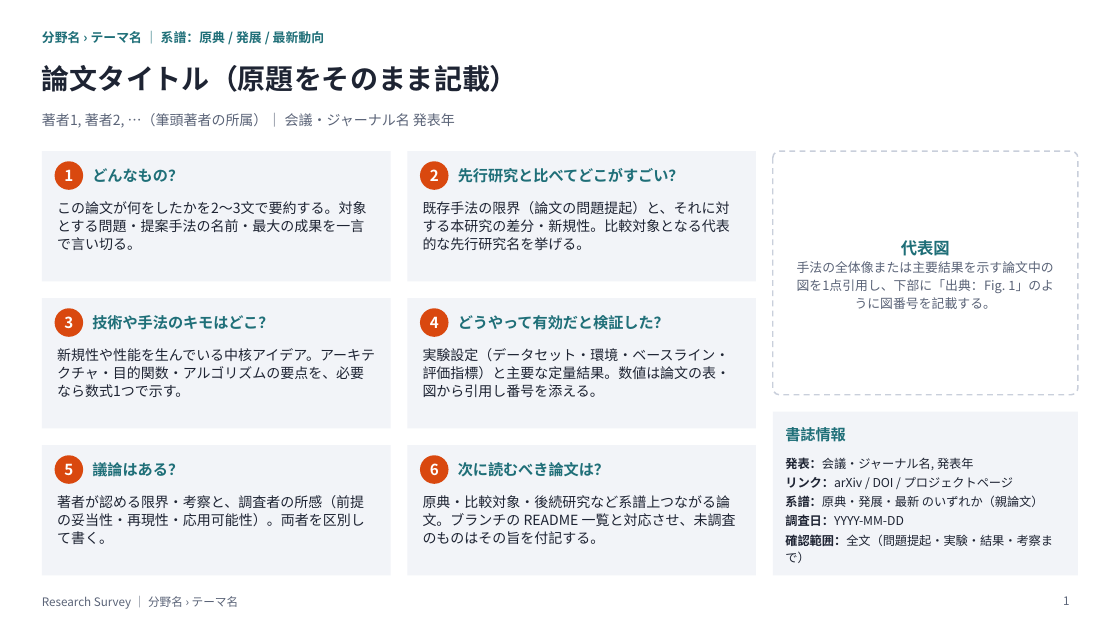
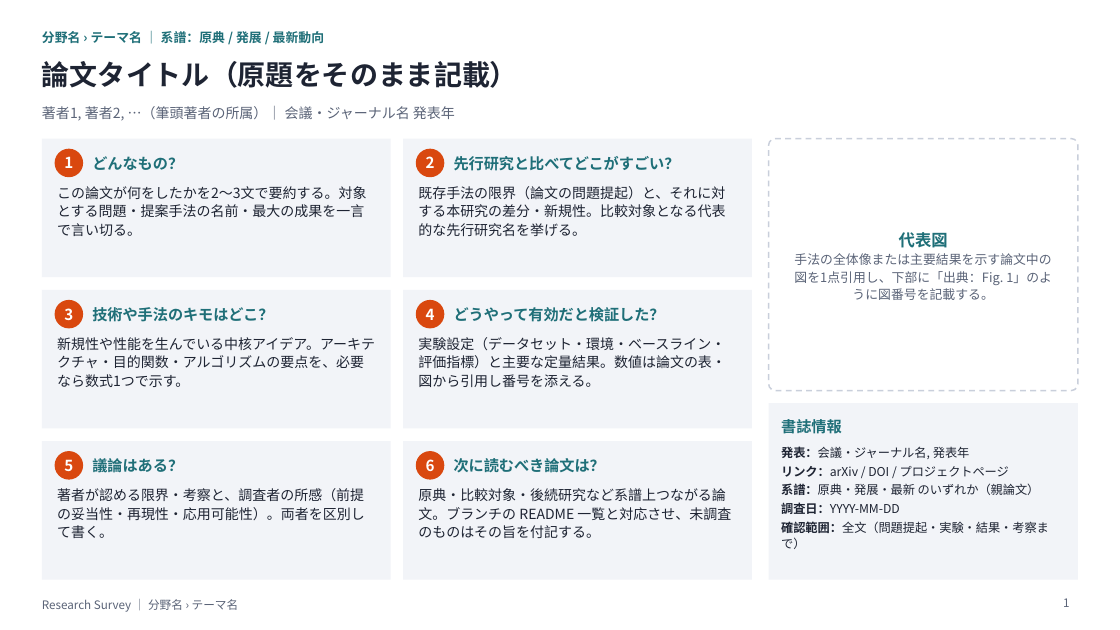
Before and after one commit to create-alt/researches, a slide deck: slide 1 of template/ochiai_format_template.pptx. Drawn at 1120x630 pixels with LibreOffice and Linux fonts; fonts in the diff are those of the drawing. Boxes give left, top, right and bottom in pixels: in the first picture for what was removed or moved away, otherwise in the second. Text is boxed around its words. In the diff, an @@ line names an element or a change of style, - is before the commit and + after.

```diff
--- a/template/ochiai_format_template.pptx
+++ b/template/ochiai_format_template.pptx
@@ text "論文タイトル（原題をそのまま記載）": place and size @@
-text "論文タイトル（原題をそのまま記載）" at [42, 65, 518, 92]
+text "論文タイトル（原題をそのまま記載）" at [42, 61, 518, 88]
@@ rectangle: place and size @@
-rectangle at [42, 151, 391, 281]
+rectangle at [42, 139, 391, 277]
@@ 2 ellipses, 1 text: place and size @@
-2 ellipses, 1 text at [55, 161, 273, 337]
+2 ellipses, 1 text at [55, 149, 273, 329]
@@ text "どんなもの？": place and size @@
-text "どんなもの？" at [92, 168, 183, 182]
+text "どんなもの？" at [92, 156, 183, 170]
@@ proportions changed in 8 elements at [769, 139, 1078, 391], [42, 441, 391, 580], [403, 441, 752, 580], [42, 290, 391, 429], [769, 403, 1078, 580], [403, 290, 752, 429], [42, 139, 391, 277], [403, 139, 752, 277] @@
@@ rectangle: place and size @@
-rectangle at [408, 151, 756, 281]
+rectangle at [403, 139, 752, 277]
@@ 2 ellipses, 1 text: place and size @@
-2 ellipses, 1 text at [420, 161, 669, 337]
+2 ellipses, 1 text at [416, 149, 665, 329]
@@ text "先行研究と比べてどこがすごい？": place and size @@
-text "先行研究と比べてどこがすごい？" at [458, 168, 684, 183]
+text "先行研究と比べてどこがすごい？" at [454, 156, 680, 171]
@@ rounded rectangle: place and size @@
-rounded rectangle at [773, 151, 1078, 395]
+rounded rectangle at [769, 139, 1078, 391]
@@ text "代表図": place and size @@
-text "代表図" at [797, 240, 1054, 309]
+text "代表図" at [794, 232, 1052, 300]
@@ text "この論文が何をしたかを2〜3文で要約する。対象とする問題・提案手法の名前・最大の成果を一言で言い切る。": place and size @@
-text "この論文が何をしたかを2〜3文で要約する。対象とする問題・提案手法の名前・最大の成果を一言で言い切る。" at [57, 201, 366, 250]
+text "この論文が何をしたかを2〜3文で要約する。対象とする問題・提案手法の名前・最大の成果を一言で言い切る。" at [57, 186, 366, 236]
@@ line spacing 1.1 to 16pt in 6 elements at [57, 488, 365, 538], [418, 488, 731, 538], [57, 337, 375, 387], [418, 337, 726, 387], [57, 186, 366, 236], [418, 186, 725, 236] @@
@@ text "既存手法の限界（論文の問題提起）と、それに対する本研究の差分・新規性。比較対象となる代表的な先行研究名を挙げる。": place and size @@
-text "既存手法の限界（論文の問題提起）と、それに対する本研究の差分・新規性。比較対象となる代表的な先行研究名を挙げる。" at [423, 201, 730, 250]
+text "既存手法の限界（論文の問題提起）と、それに対する本研究の差分・新規性。比較対象となる代表的な先行研究名を挙げる。" at [418, 186, 725, 236]
@@ rectangle: place and size @@
-rectangle at [42, 298, 391, 429]
+rectangle at [42, 290, 391, 429]
@@ rectangle: place and size @@
-rectangle at [408, 298, 756, 429]
+rectangle at [403, 290, 752, 429]
@@ text "新規性や性能を生んでいる中核アイデア。アーキテクチャ・目的関数・アルゴリズムの要点を、必要なら数式1つで示す。": place and size @@
-text "新規性や性能を生んでいる中核アイデア。アーキテクチャ・目的関数・アルゴリズムの要点を、必要なら数式1つで示す。" at [57, 348, 375, 397]
+text "新規性や性能を生んでいる中核アイデア。アーキテクチャ・目的関数・アルゴリズムの要点を、必要なら数式1つで示す。" at [57, 337, 375, 387]
@@ text "実験設定（データセット・環境・ベースライン・評価指標）と主要な定量結果。数値は論文の表・図から引用し番号を添える。": place and size @@
-text "実験設定（データセット・環境・ベースライン・評価指標）と主要な定量結果。数値は論文の表・図から引用し番号を添える。" at [423, 348, 731, 397]
+text "実験設定（データセット・環境・ベースライン・評価指標）と主要な定量結果。数値は論文の表・図から引用し番号を添える。" at [418, 337, 726, 387]
@@ rectangle: place and size @@
-rectangle at [773, 412, 1078, 576]
+rectangle at [769, 403, 1078, 580]
@@ text "書誌情報": place and size @@
-text "書誌情報" at [785, 425, 846, 445]
+text "書誌情報" at [781, 417, 842, 437]
@@ rectangle: place and size @@
-rectangle at [42, 445, 391, 576]
+rectangle at [42, 441, 391, 580]
@@ rectangle: place and size @@
-rectangle at [408, 445, 756, 576]
+rectangle at [403, 441, 752, 580]
@@ text "発表：会議・ジャーナル名, 発表年": place and size @@
-text "発表：会議・ジャーナル名, 発表年" at [785, 457, 1053, 563]
+text "発表：会議・ジャーナル名, 発表年" at [781, 446, 1049, 549]
@@ text "発表：会議・ジャーナル名, 発表年" at [781, 446, 1049, 549]: line spacing 1.15 to 14pt @@
@@ 2 texts, 1 ellipse: place and size @@
-2 texts, 1 ellipse at [42, 113, 455, 484]
+2 texts, 1 ellipse at [42, 106, 455, 480]
@@ ellipse "6": place and size @@
-ellipse "6" at [420, 455, 449, 484]
+ellipse "6" at [416, 451, 444, 480]
@@ text "次に読むべき論文は？": place and size @@
-text "次に読むべき論文は？" at [458, 462, 609, 477]
+text "次に読むべき論文は？" at [454, 458, 605, 473]
@@ text "著者が認める限界・考察と、調査者の所感（前提の妥当性・再現性・応用可能性）。両者を区別して書く。": place and size @@
-text "著者が認める限界・考察と、調査者の所感（前提の妥当性・再現性・応用可能性）。両者を区別して書く。" at [57, 495, 365, 544]
+text "著者が認める限界・考察と、調査者の所感（前提の妥当性・再現性・応用可能性）。両者を区別して書く。" at [57, 488, 365, 538]
@@ text "原典・比較対象・後続研究など系譜上つながる論文。ブランチの README 一覧と対応させ、未調査のものはその旨を付記する ...": place and size @@
-text "原典・比較対象・後続研究など系譜上つながる論文。ブランチの README 一覧と対応させ、未調査のものはその旨を付記する ..." at [423, 495, 736, 544]
+text "原典・比較対象・後続研究など系譜上つながる論文。ブランチの README 一覧と対応させ、未調査のものはその旨を付記する ..." at [418, 488, 731, 538]
```
Also in this commit, not shown: 7 other files.
